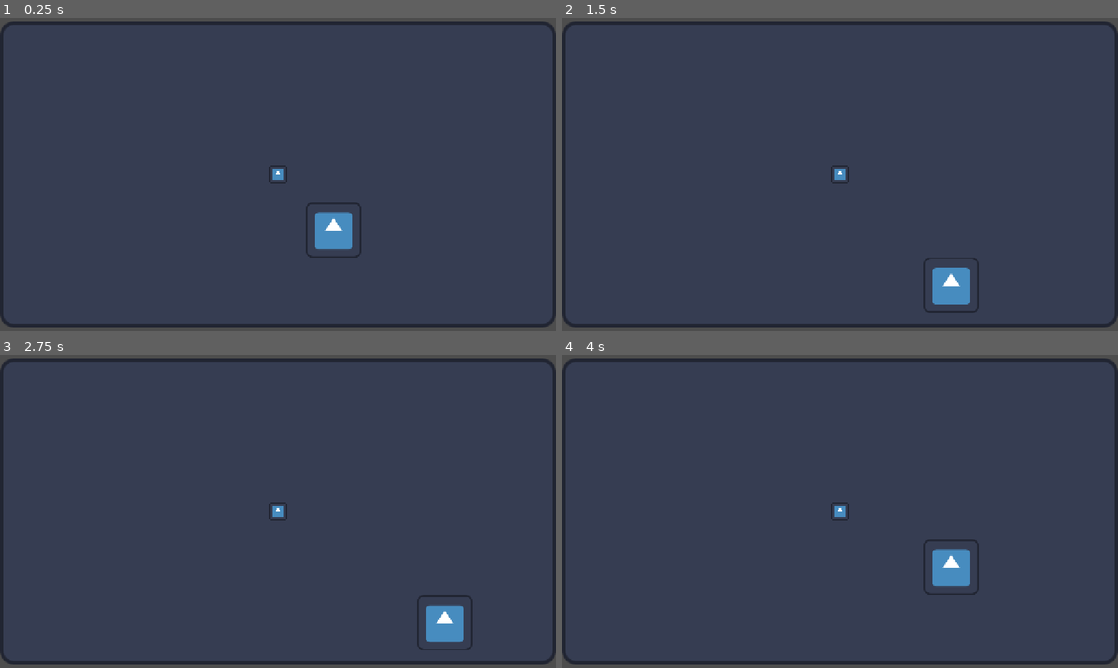
Above: before the commit, frames 1-4 (two rows, left to right).
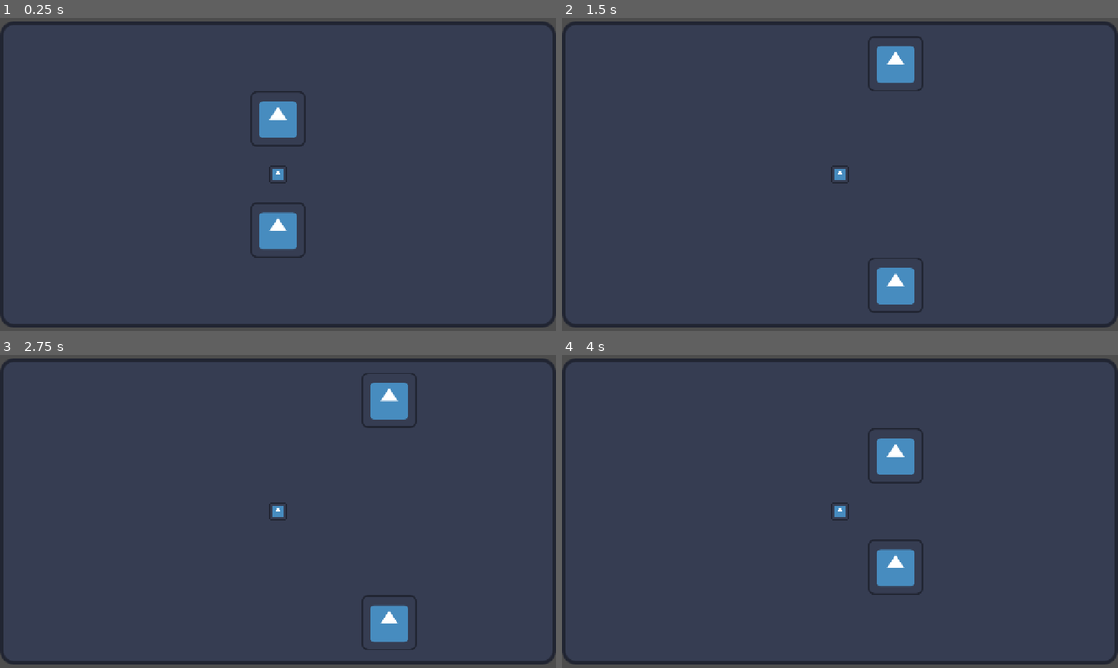
Above: after the commit, the same moments.

Repository: Vlad-935/Reflective-Trust
Game: Godot game, scene res://scenes/root.tscn
Same seed, same stepped clock (60 frames per second), same inputs: the game is played once before the commit and once after it. The engine's default icon, where the game draws it, is replaced by a stand-in: a white triangle on a blue panel in a dark square.
Inputs:
- Up to frame 1 (0.25 s): no input
- Up to frame 2 (1.5 s): tap Enter at 0.5 s; hold D (move right) 0.53-1.28 s; tap Space at 1.25 s; hold S (move down) from 1.28 s (still down)
- Up to frame 3 (2.75 s): tap Enter at 2 s; release S (move down) at 2.03 s; hold D (move right) from 2.03 s (still down)
- Up to frame 4 (4 s): tap Space at 2.75 s; release D (move right) at 2.78 s; hold W (move up) 2.78-3.53 s; tap Enter at 3.5 s; hold A (move left) from 3.53 s (still down)

The runs differ from the first frame. In frame 1, 2.9% of the frame differs, in the area x 45-65%, y 23-77%; in frame 2, 2.9%; in frame 3, 2.9%; in frame 4, 2.9%.

Commit message:
Add mirrored player reflection

Diff:
--- a/reflective-trust/scenes/root.tscn
+++ b/reflective-trust/scenes/root.tscn
@@ -102,7 +102,10 @@
 [node name="Camera2D" type="Camera2D" parent="." unique_id=743538275]
 zoom = Vector2(2, 2)
 
-[node name="Player" parent="." unique_id=2030126838 instance=ExtResource("1_j5px3")]
+[node name="Player_Reflection" parent="." unique_id=2030126838 instance=ExtResource("1_j5px3")]
+move_multiplier = Vector2(1, -1)
+
+[node name="Player" parent="." unique_id=1030051535 instance=ExtResource("1_j5px3")]
 unique_name_in_owner = true
 
 [node name="TileMapLayer" type="TileMapLayer" parent="." unique_id=980813395]
--- a/reflective-trust/scripts/player_movement.gd
+++ b/reflective-trust/scripts/player_movement.gd
@@ -1,21 +1,34 @@
 extends CharacterBody2D
-
-const INITIAL_POSITION = Vector2(64,64)
 
 const STEP = 64
 const MOVE_DURATION = 0.3
 
+var initial_position = Vector2(0,64)
+
 var direction: Vector2 = Vector2.ZERO
+@export var move_multiplier: Vector2 = Vector2(1,1)
 
 @onready var Sprite: AnimatedSprite2D = get_node("AnimatedSprite2D")
 
 func _ready() -> void:
-	global_position = INITIAL_POSITION
+	_player_setup()
+
+	global_position = initial_position
 
 func _physics_process(_delta: float) -> void:
 	_get_direction()
 
 	_move_player()
+
+func _player_setup():
+	# Mirroring the distance
+	initial_position *= move_multiplier
+
+	# Setting up the direction direction of the raycasts
+	$Raycasts/Right.target_position *= move_multiplier
+	$Raycasts/Left.target_position *= move_multiplier
+	$Raycasts/Up.target_position *= move_multiplier
+	$Raycasts/Down.target_position *= move_multiplier
 
 
 func _get_direction():
@@ -34,7 +47,7 @@
 	if direction == Vector2.ZERO:
 		return
 
-	var distance = direction * STEP
+	var distance = direction * STEP * move_multiplier
 
 	global_position += distance
 	Sprite.global_position -= distance
